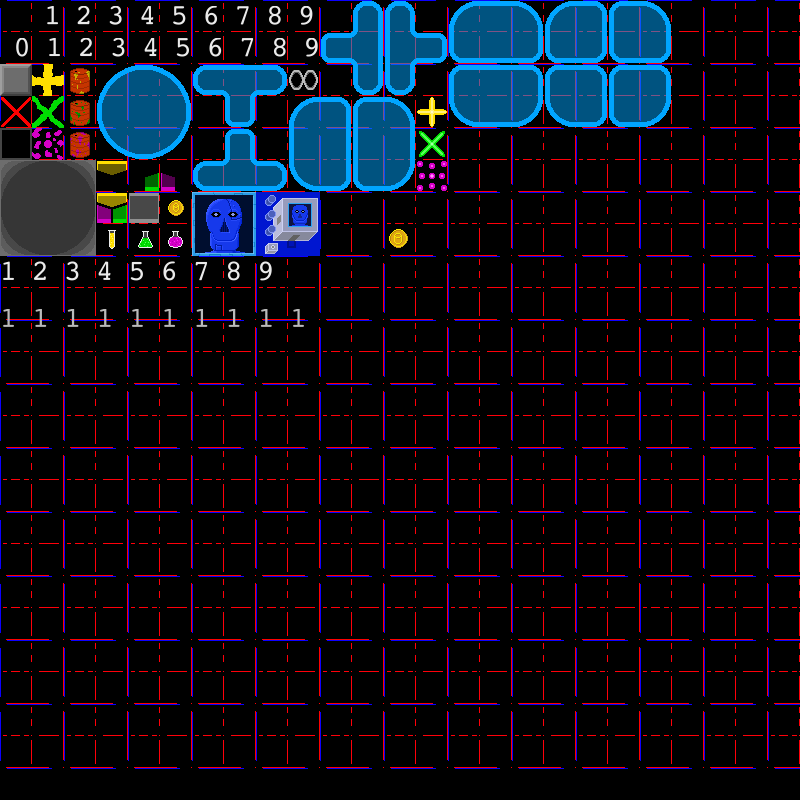
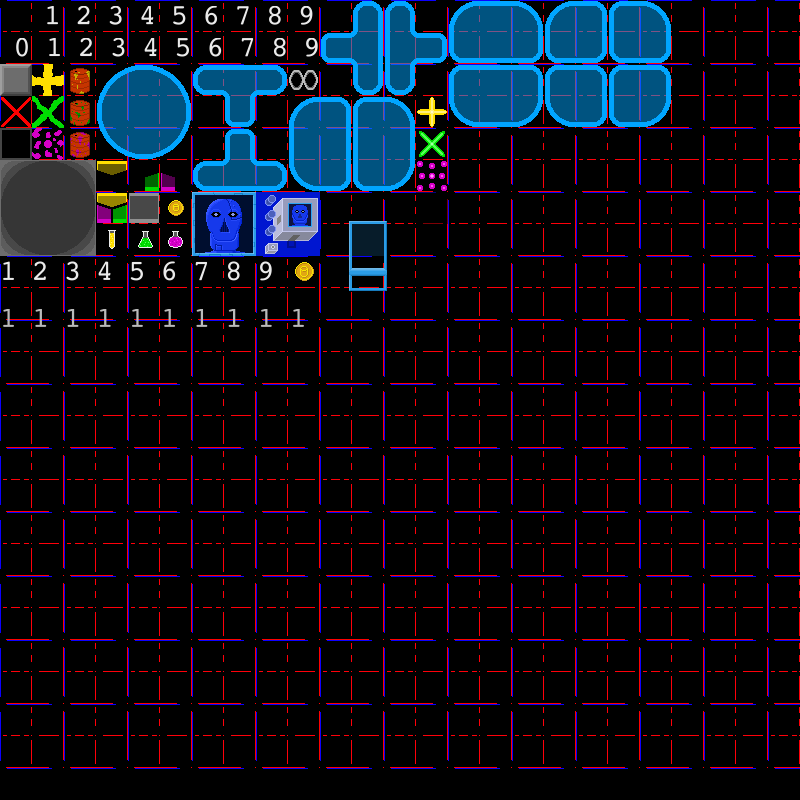
The second 800 × 800 image is a revision of the first. Changes to its layers:
painted on "transp" over left=110, top=192, right=448, bottom=256
painted on "Calque de dessin 1" over left=110, top=192, right=448, bottom=291
